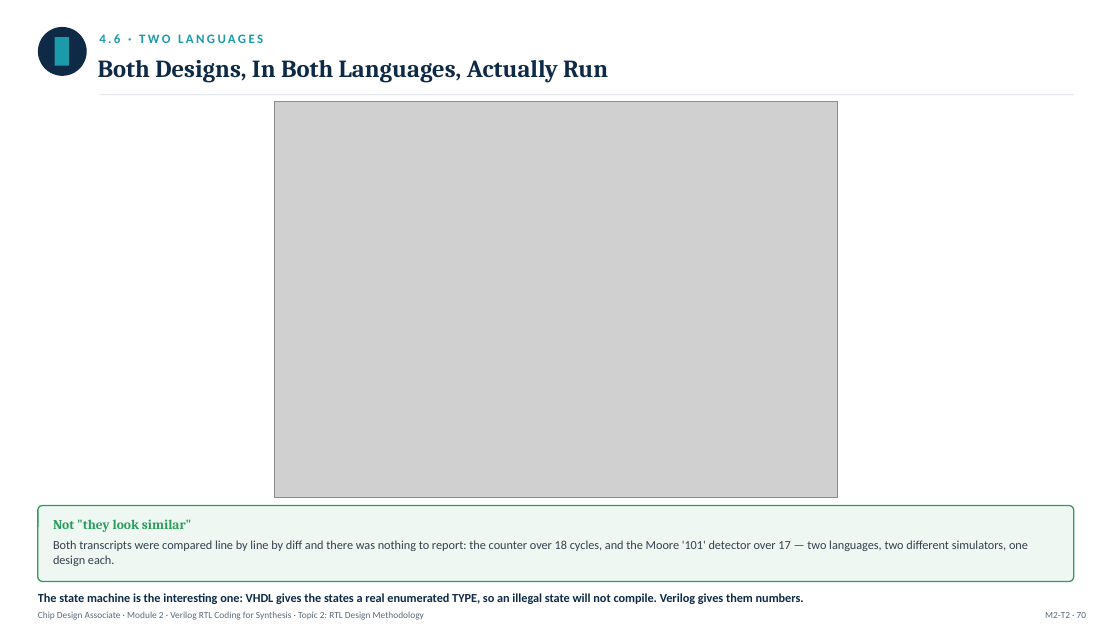
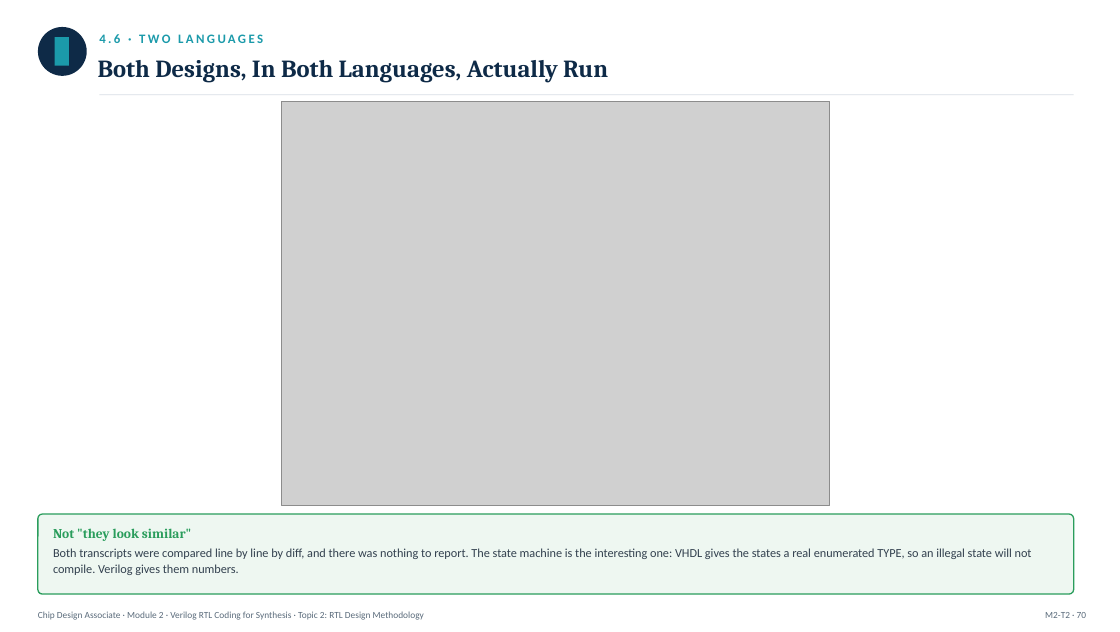
Before and after one commit to ripunjayiisc/ChipDesignContent, a slide deck: slide 70 of ChipDesignAssociate/Module2/Module2_Topic2_RTLDesignMethodology.pptx. Drawn at 1120x632 pixels with LibreOffice and Linux fonts; fonts in the diff are those of the drawing; grey boxes stand for pictures. Boxes give left, top, right and bottom in pixels: in the first picture for what was removed or moved away, otherwise in the second. Text is boxed around its words. In the diff, an @@ line names an element or a change of style, - is before the commit and + after.

```diff
--- a/ChipDesignAssociate/Module2/Module2_Topic2_RTLDesignMethodology.pptx
+++ b/ChipDesignAssociate/Module2/Module2_Topic2_RTLDesignMethodology.pptx
@@ picture: place and size @@
-picture at box(275, 101, 837, 497)
+picture at box(281, 101, 829, 505)
@@ rounded rectangle: place and size @@
-rounded rectangle at box(38, 505, 1074, 581)
+rounded rectangle at box(38, 514, 1074, 594)
@@ text "Not "they look similar"": place and size @@
-text "Not "they look similar"" at box(53, 519, 191, 532)
+text "Not "they look similar"" at box(53, 528, 191, 541)
@@ text at box(53, 548, 1032, 575): text changed @@
-Both transcripts were compared line by line by diff and there was nothing to report: the counter over 18 cycles, and the Moore '101' detector over 17 — two languages, two different simulators, one design each.
+Both transcripts were compared line by line by diff, and there was nothing to report. The state machine is the interesting one: VHDL gives the states a real enumerated TYPE, so an illegal state will not compile. Verilog gives them numbers.
@@ text removed at box(38, 593, 804, 604) @@
-The state machine is the interesting one: VHDL gives the states a real enumerated TYPE, so an illegal state will not compile. Verilog gives them numbers.
```
Also in this commit, not shown: 3 other slides changed, 12 other files.
